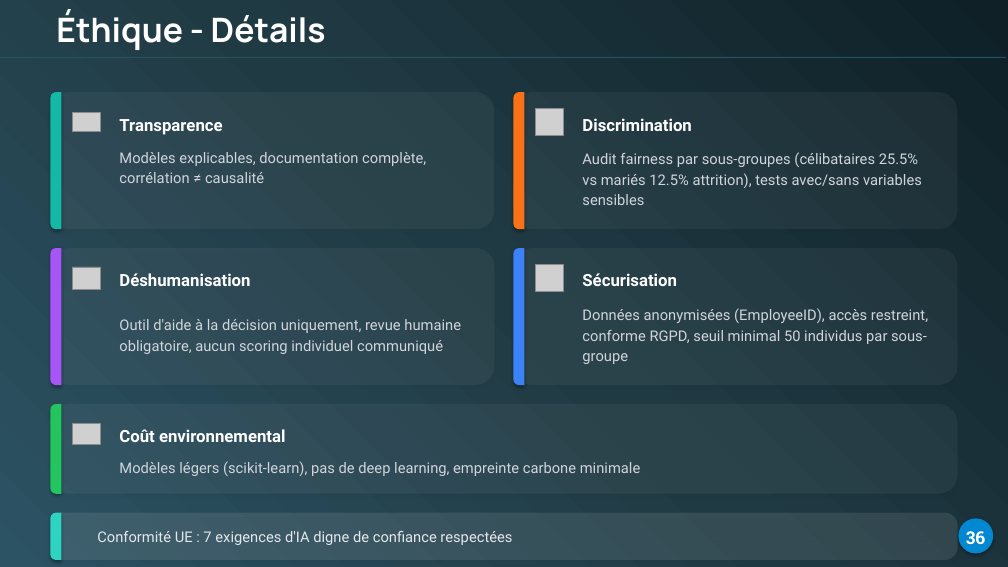
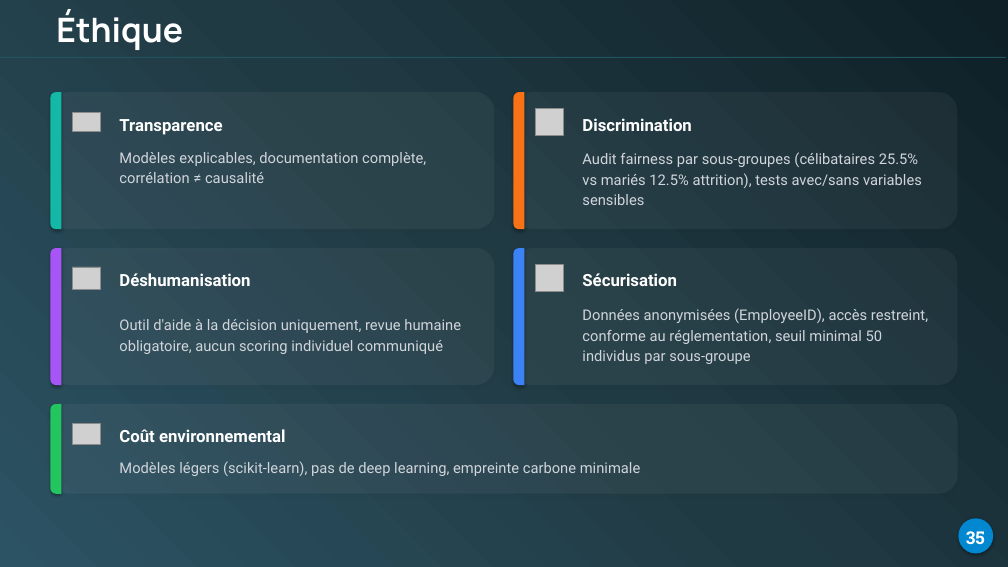
Before and after one commit to AirG213/humanforyou-attrition-ml, a slide deck: slide 35 of reports/presentation/humanforyou-attrition.pptx (slide 36 before the commit). Drawn at 1008x567 pixels with LibreOffice and Linux fonts; fonts in the diff are those of the drawing; grey boxes stand for pictures; background and template pictures are left out. Boxes give left, top, right and bottom in pixels: in the first picture for what was removed or moved away, otherwise in the second. Text is boxed around its words. In the diff, an @@ line names an element or a change of style, - is before the commit and + after.

```diff
--- a/reports/presentation/humanforyou-attrition.pptx
+++ b/reports/presentation/humanforyou-attrition.pptx
@@ text at [56, 10, 183, 50]: text changed @@
-Éthique - Détails
+Éthique
@@ text at [582, 308, 928, 364]: text changed @@
-Données anonymisées (EmployeeID), accès restreint, conforme RGPD, seuil minimal 50 individus par sous-groupe
+Données anonymisées (EmployeeID), accès restreint, conforme au réglementation, seuil minimal 50 individus par sous-groupe
@@ rounded rectangle removed at [51, 513, 958, 560] @@
@@ round same rect removed at [51, 513, 61, 560] @@
@@ text removed at [97, 531, 512, 545] @@
-Conformité UE : 7 exigences d'IA digne de confiance respectées
```
Also in this commit, not shown: 6 other slides changed, 1 slide added, 1 slide removed, 1 other file.
